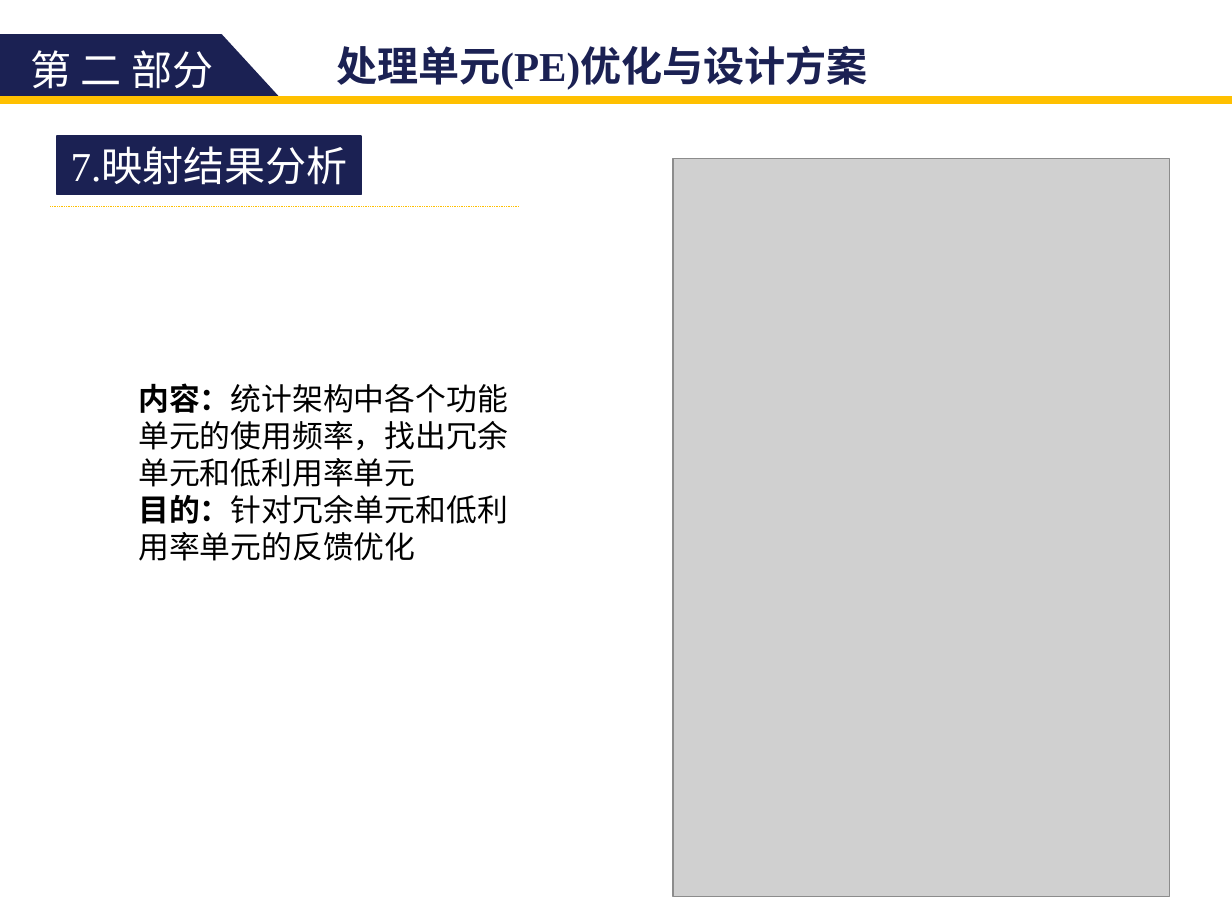
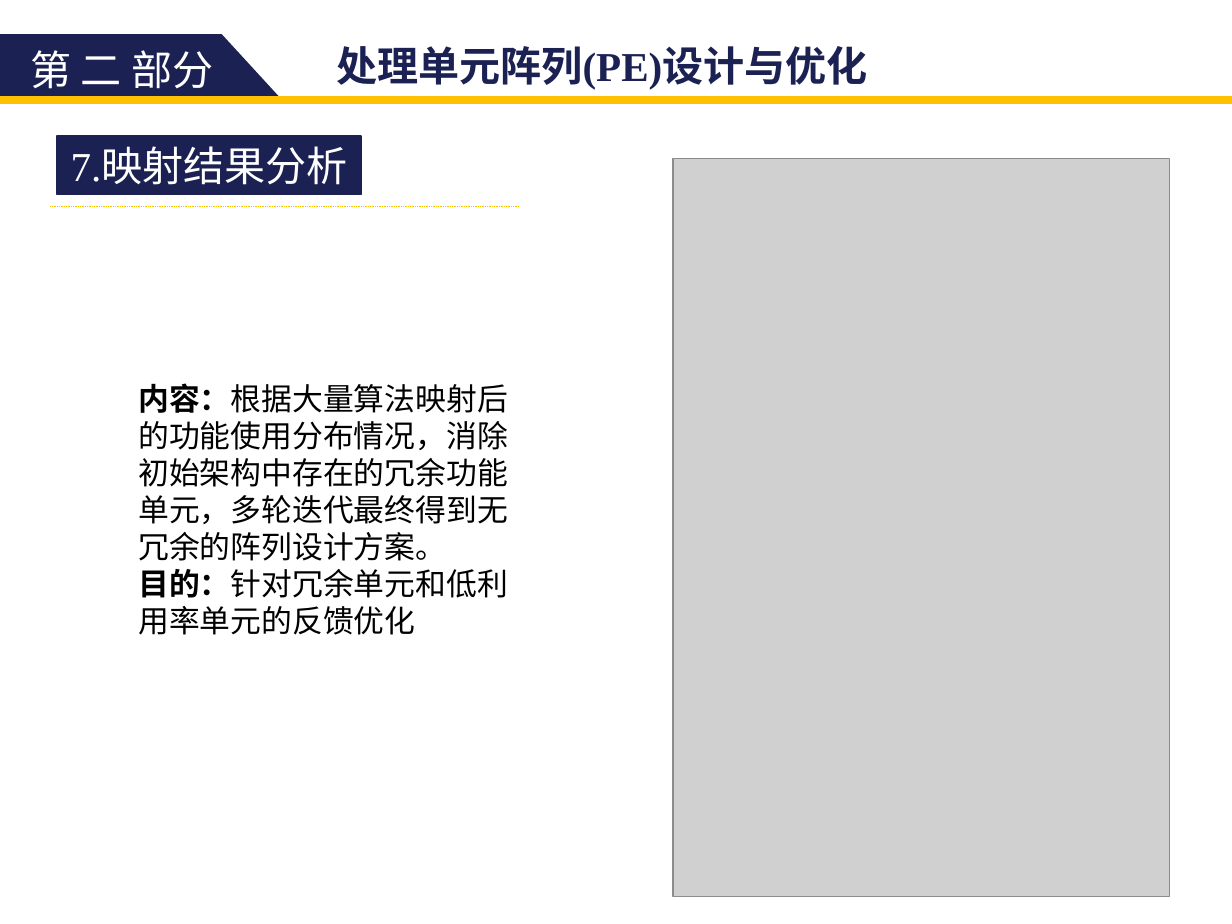
Before and after one commit to zdyzhan/bishe, a slide deck: slide 33 of 131199 李小泉.pptx. Drawn at 1232x924 pixels with LibreOffice and Linux fonts; fonts in the diff are those of the drawing; grey boxes stand for pictures. Boxes give left, top, right and bottom in pixels: in the first picture for what was removed or moved away, otherwise in the second. Text is boxed around its words. In the diff, an @@ line names an element or a change of style, - is before the commit and + after.

```diff
--- a/131199 李小泉.pptx
+++ b/131199 李小泉.pptx
@@ text at [336,46,868,90]: text changed @@
-处理单元(PE)优化与设计方案
+处理单元阵列(PE)设计与优化
@@ text at [138,383,508,561]: text changed @@
-内容：统计架构中各个功能单元的使用频率，找出冗余单元和低利用率单元
+内容：根据大量算法映射后的功能使用分布情况，消除初始架构中存在的冗余功能单元，多轮迭代最终得到无冗余的阵列设计方案。
```
Also in this commit, not shown: 33 other slides changed, 2 slides added, 8 slides removed.
